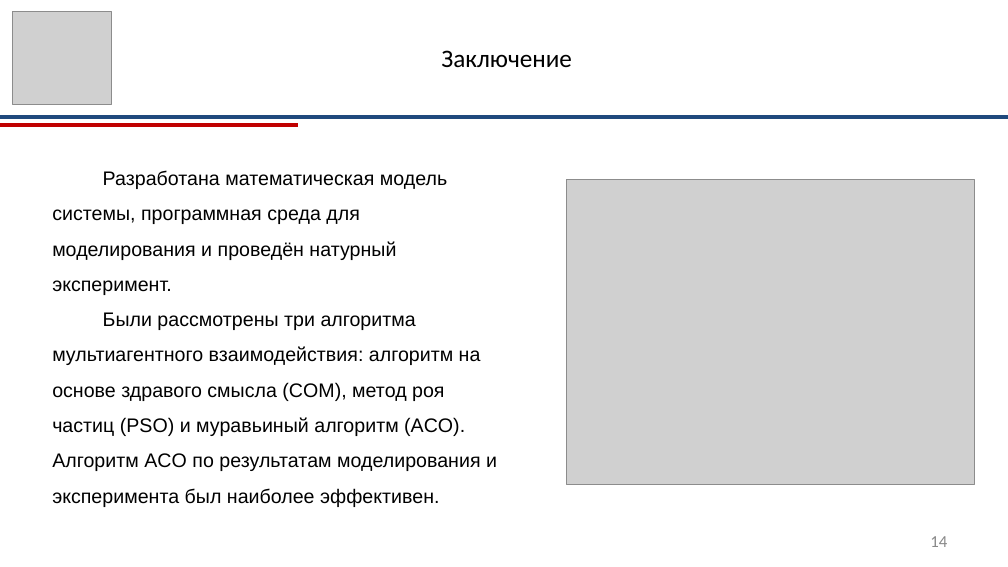
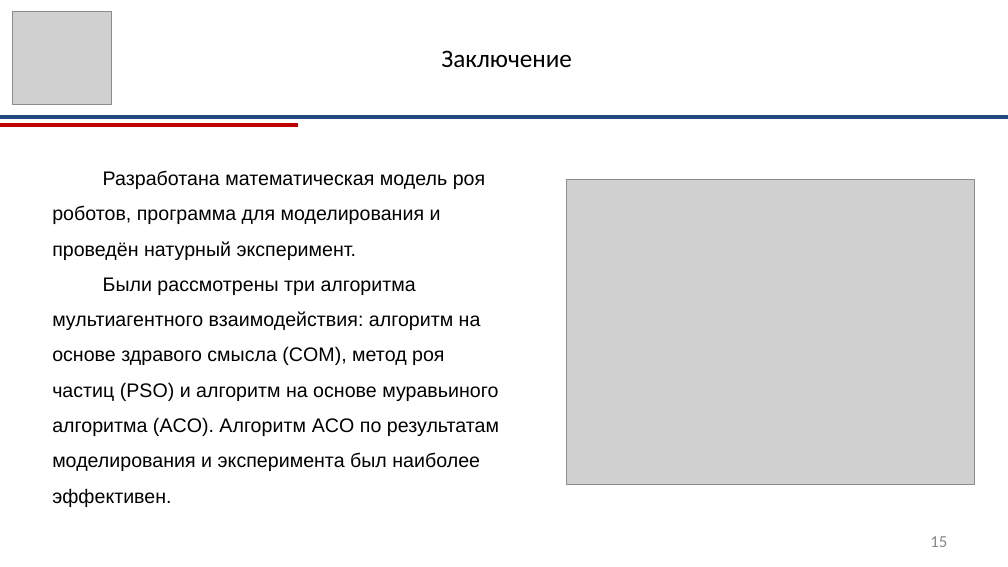
Before and after one commit to RazorvinAndrey/robot_vkr_razorvin, a slide deck: slide 15 of arhive/ВКР_Разорвин_презентация.pptx (slide 14 before the commit). Drawn at 1008x567 pixels with LibreOffice and Linux fonts; fonts in the diff are those of the drawing; grey boxes stand for pictures. Boxes give left, top, right and bottom in pixels: in the first picture for what was removed or moved away, otherwise in the second. Text is boxed around its words. In the diff, an @@ line names an element or a change of style, - is before the commit and + after.

```diff
--- a/arhive/ВКР_Разорвин_презентация.pptx
+++ b/arhive/ВКР_Разорвин_презентация.pptx
@@ text at box(52, 170, 499, 507): text changed @@
-Разработана математическая модель системы, программная среда для моделирования и проведён натурный эксперимент.
-Были рассмотрены три алгоритма мультиагентного взаимодействия: алгоритм на основе здравого смысла (COM), метод роя частиц (PSO) и муравьиный алгоритм (ACO). Алгоритм ACO по результатам моделирования и эксперимента был наиболее эффективен.
+Разработана математическая модель роя роботов, программа для моделирования и проведён натурный эксперимент.
+Были рассмотрены три алгоритма мультиагентного взаимодействия: алгоритм на основе здравого смысла (COM), метод роя частиц (PSO) и алгоритм на основе муравьиного алгоритма (ACO). Алгоритм ACO по результатам моделирования и эксперимента был наиболее эффективен.
@@ page number at box(930, 536, 947, 547): text changed @@
-14
+15
```
Also in this commit, not shown: 4 other slides changed, 4 slides added, 4 slides removed, 8 other files.
